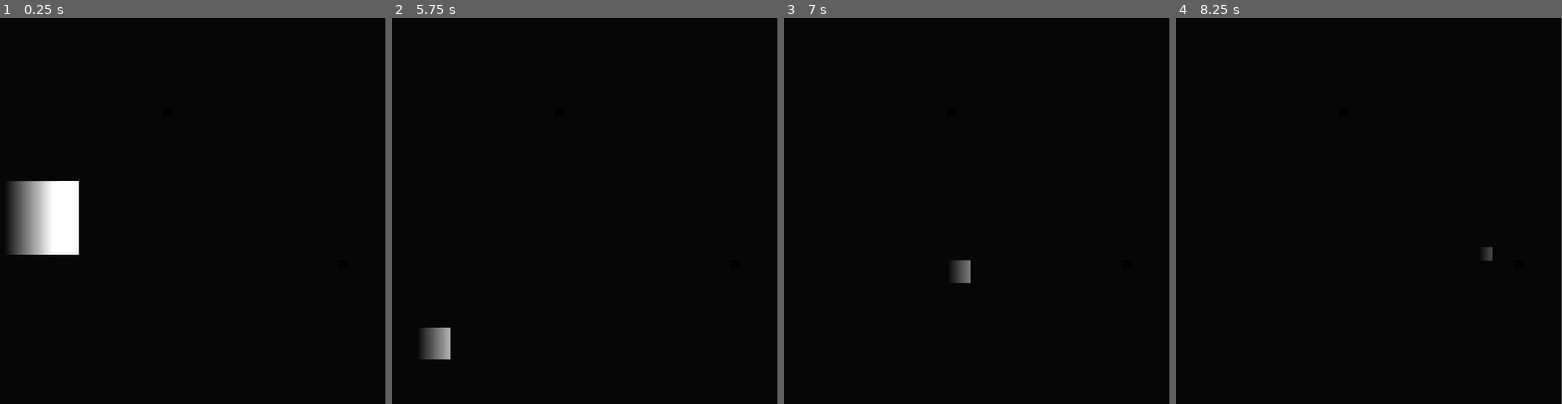
Above: before the commit, frames 1-4 (left to right).
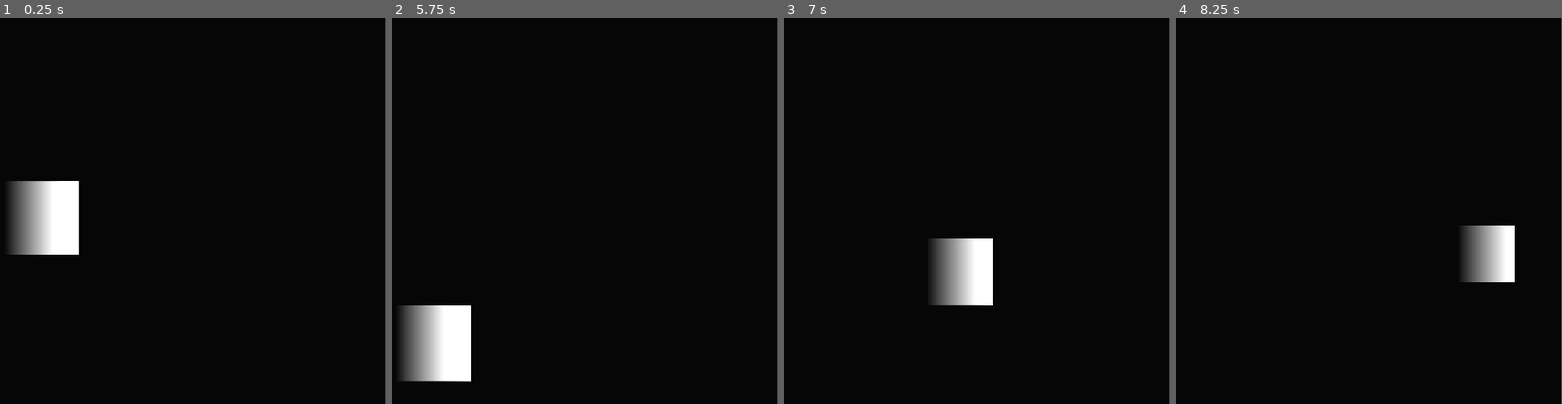
Above: after the commit, the same moments.

Repository: shreysthverma-cloud/syntax-error-2026
Game: Godot game, scene res://main.tscn
Same seed, same stepped clock (60 frames per second), same inputs: the game is played once before the commit and once after it.
Inputs:
- Up to frame 1 (0.25 s): no input
- Up to frame 2 (5.75 s): hold Right (ui_right) 0.53-1.28 s; hold Down (ui_down) 1.28-2.03 s; hold Right (ui_right) 2.03-2.78 s; hold Up (ui_up) 2.78-3.53 s; hold Left (ui_left) 3.53-5.03 s; hold Down (ui_down) from 5.03 s (still down)
- Up to frame 3 (7 s): release Down (ui_down) at 5.78 s; hold Right (ui_right) 5.78-6.53 s; hold Up (ui_up) from 6.53 s (still down)
- Up to frame 4 (8.25 s): release Up (ui_up) at 7.28 s; hold Right (ui_right) 7.28-8.03 s; hold Down (ui_down) from 8.03 s (still down)

The runs differ from the first frame. In frame 2, 3.7% of the frame differs, in the area x 2-21%, y 74-95%; in frame 3, 2.8%; in frame 4, 2.0%.

Commit message:
added extra batteries

Diff:
--- a/battery.tscn
+++ b/battery.tscn
@@ -11,6 +11,7 @@
 script = ExtResource("1_0ps0c")
 
 [node name="Sprite2D" type="Sprite2D" parent="." unique_id=723125726]
+visible = false
 modulate = Color(0, 0.24071288, 0, 1)
 scale = Vector2(30, 30)
 texture = SubResource("CanvasTexture_3rxty")
--- a/main.tscn
+++ b/main.tscn
@@ -28,6 +28,18 @@
 [node name="Battery" parent="." unique_id=1610326271 instance=ExtResource("2_h2yge")]
 position = Vector2(309, 66)
 
+[node name="Battery5" parent="." unique_id=646905904 instance=ExtResource("2_h2yge")]
+position = Vector2(297, 541)
+
+[node name="Battery7" parent="." unique_id=557647281 instance=ExtResource("2_h2yge")]
+position = Vector2(637, 93)
+
+[node name="Battery8" parent="." unique_id=899550583 instance=ExtResource("2_h2yge")]
+position = Vector2(573, 548)
+
+[node name="Battery6" parent="." unique_id=964573859 instance=ExtResource("2_h2yge")]
+position = Vector2(372, 337)
+
 [node name="Battery3" parent="." unique_id=1686204258 instance=ExtResource("2_h2yge")]
 position = Vector2(786, 156)
 
